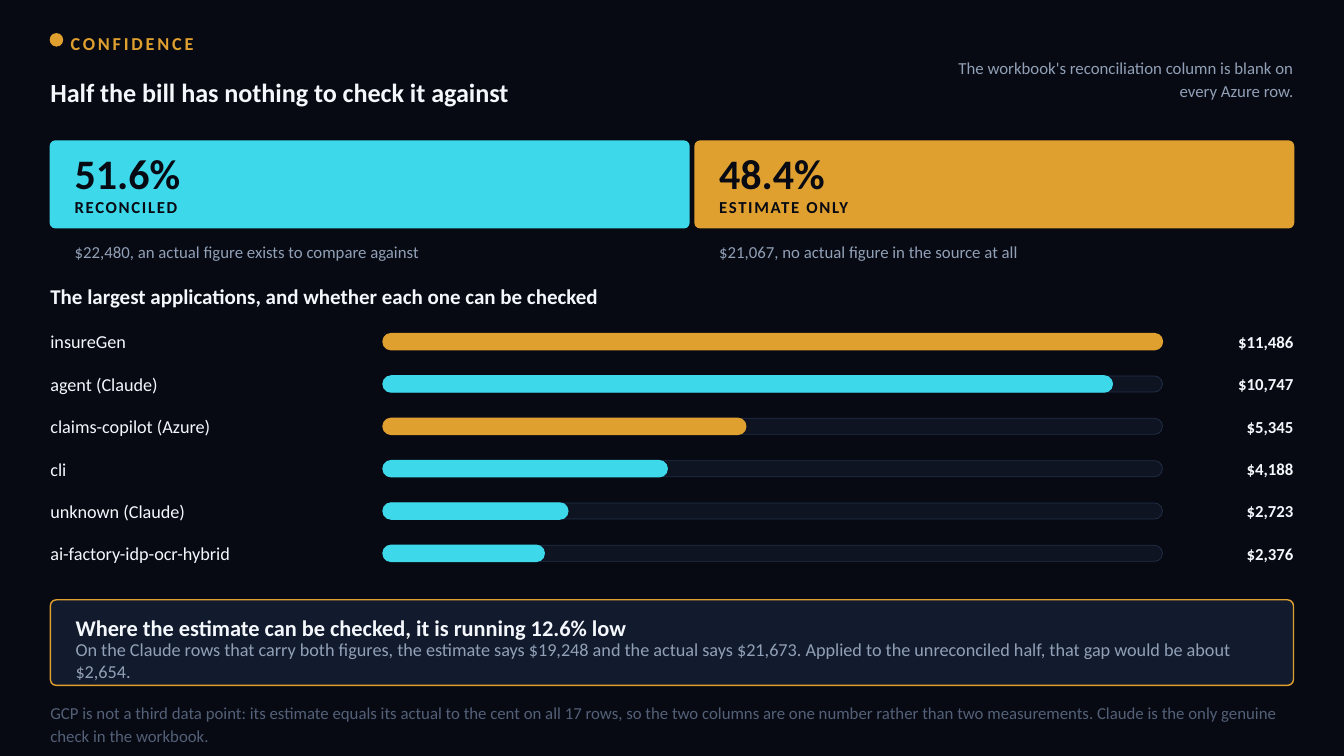
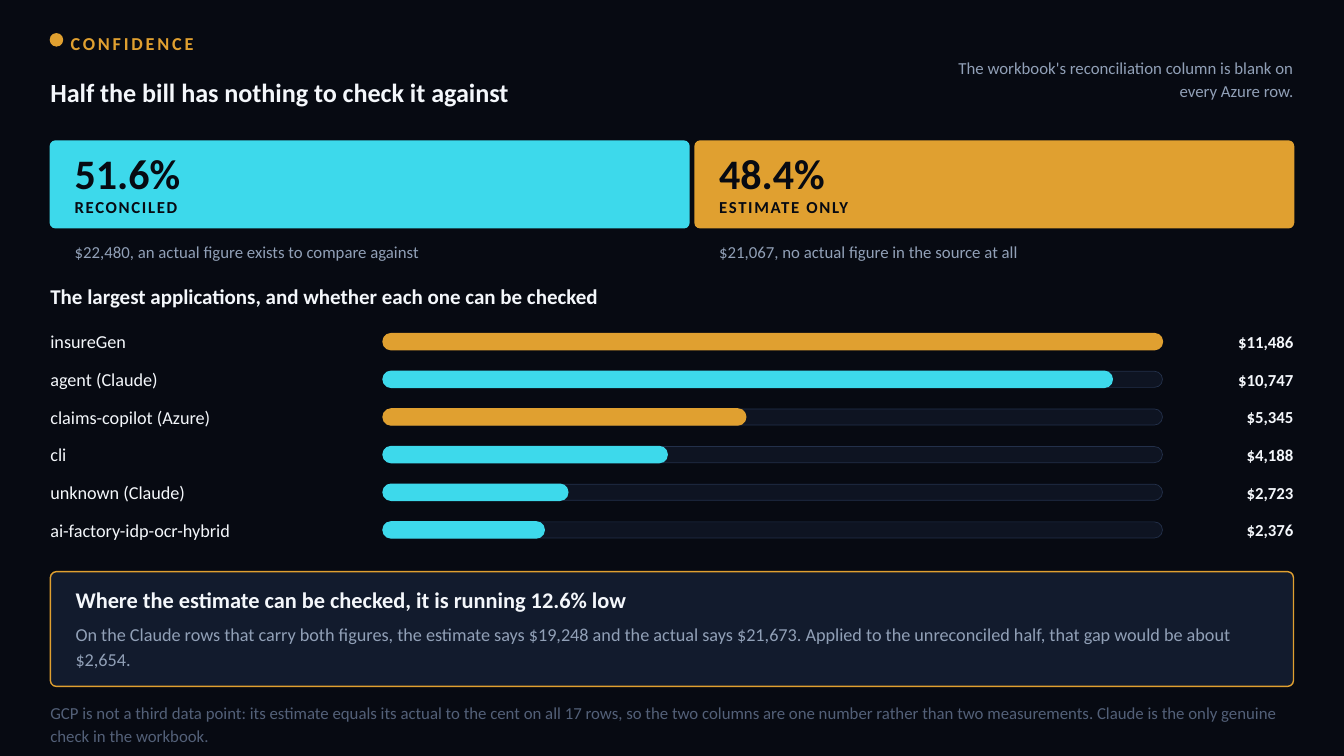
Before and after one commit to arielga5-code/Finops, a slide deck: slide 3 of deck/AI_Cost_by_Application.pptx. Drawn at 1344x756 pixels with LibreOffice and Linux fonts; fonts in the diff are those of the drawing. Boxes give left, top, right and bottom in pixels: in the first picture for what was removed or moved away, otherwise in the second. Text is boxed around its words. In the diff, an @@ line names an element or a change of style, - is before the commit and + after.

```diff
--- a/deck/AI_Cost_by_Application.pptx
+++ b/deck/AI_Cost_by_Application.pptx
@@ 2 texts, 2 rounded rectangles: place and size @@
-2 texts, 2 rounded rectangles at (50,376,1293,394)
+2 texts, 2 rounded rectangles at (50,371,1293,389)
@@ 2 texts, 2 rounded rectangles: place and size @@
-2 texts, 2 rounded rectangles at (50,418,1294,436)
+2 texts, 2 rounded rectangles at (50,409,1294,427)
@@ 2 texts, 2 rounded rectangles: place and size @@
-2 texts, 2 rounded rectangles at (50,461,1294,477)
+2 texts, 2 rounded rectangles at (50,447,1294,463)
@@ 2 texts, 2 rounded rectangles: place and size @@
-2 texts, 2 rounded rectangles at (50,503,1294,521)
+2 texts, 2 rounded rectangles at (50,484,1294,502)
@@ 2 texts, 2 rounded rectangles: place and size @@
-2 texts, 2 rounded rectangles at (50,545,1294,563)
+2 texts, 2 rounded rectangles at (50,522,1294,540)
@@ rounded rectangle: place and size @@
-rounded rectangle at (50,600,1294,686)
+rounded rectangle at (50,572,1294,687)
@@ rounded rectangle at (50,572,1294,687): proportions changed @@
@@ text "Where the estimate can be ...": place and size @@
-text "Where the estimate can be ..." at (76,620,626,640)
+text "Where the estimate can be ..." at (76,592,626,612)
@@ text "On the Claude rows that ...": place and size @@
-text "On the Claude rows that ..." at (76,643,1230,680)
+text "On the Claude rows that ..." at (76,628,1230,668)
@@ text "On the Claude rows that ..." at (76,628,1230,668): line spacing 1 to 1.15; vertical alignment middle to top @@
```
Also in this commit, not shown: 4 other slides changed, 18 other files.
